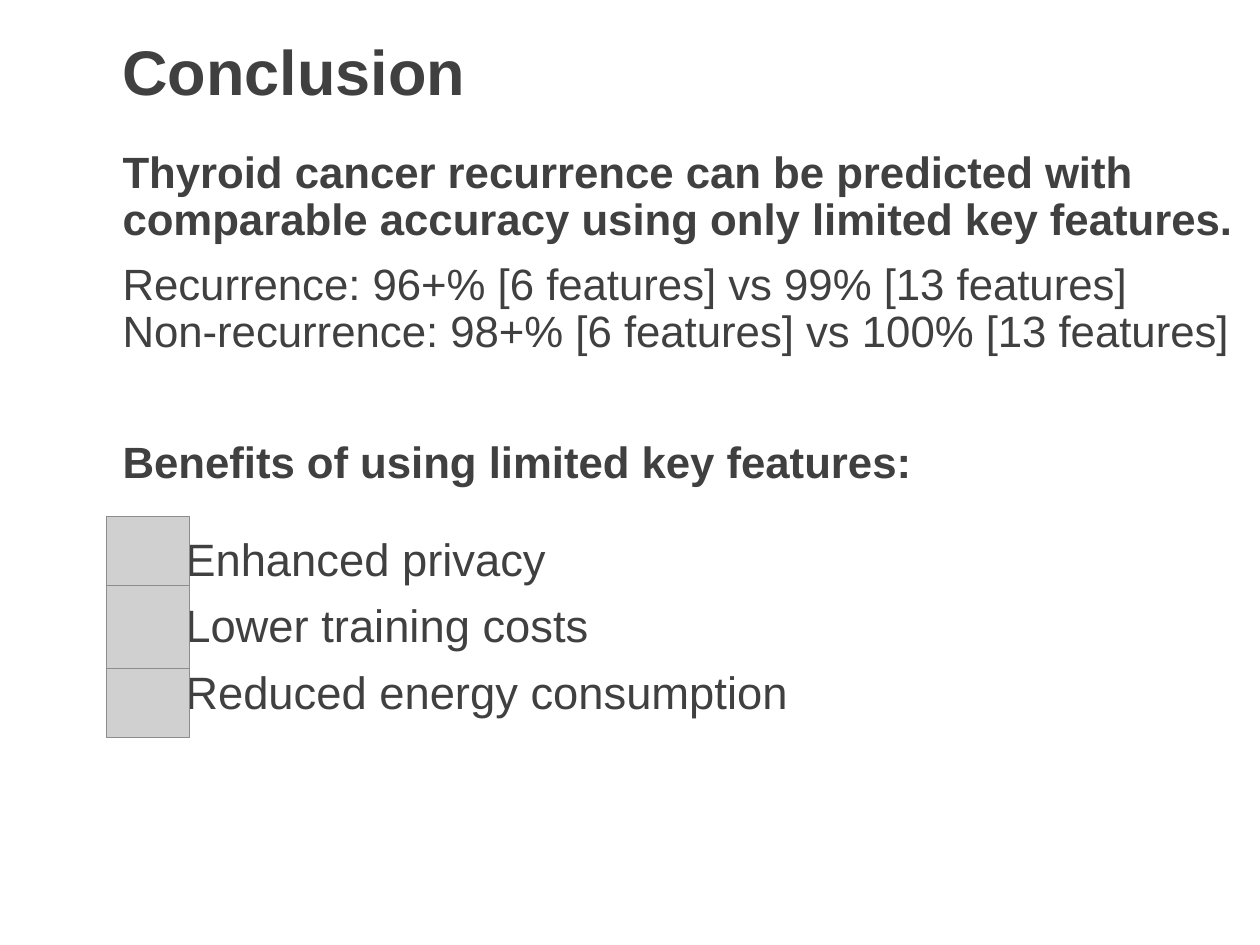
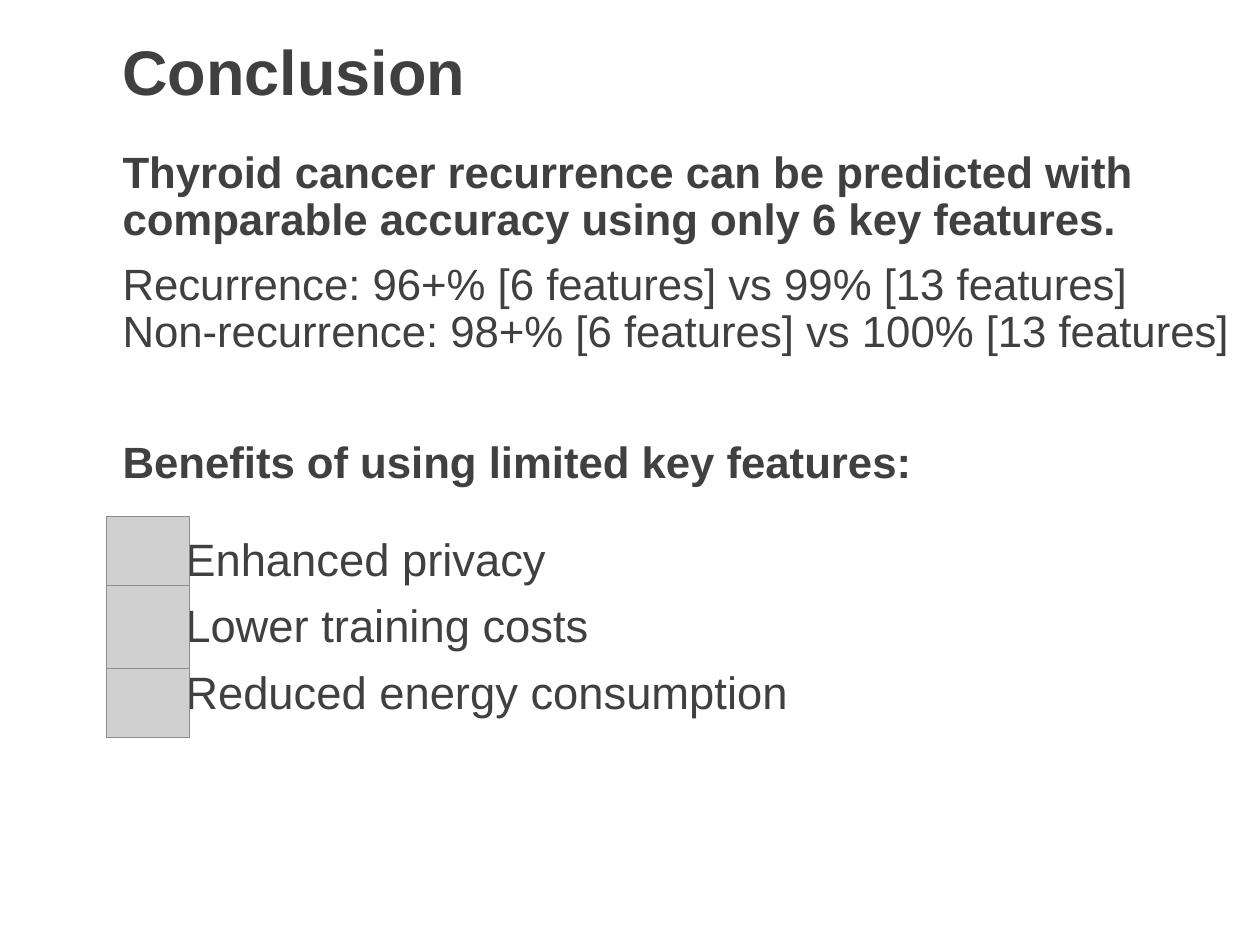
Before and after one commit to josh-dcosta/pjas-thyroid, a slide deck: slide 22 of presentation/Thyroid_Cancer_Recurrence_Presentation_v3.pptx. Drawn at 1260x945 pixels with LibreOffice and Linux fonts; fonts in the diff are those of the drawing; grey boxes stand for pictures. Boxes give left, top, right and bottom in pixels: in the first picture for what was removed or moved away, otherwise in the second. Text is boxed around its words. In the diff, an @@ line names an element or a change of style, - is before the commit and + after.

```diff
--- a/presentation/Thyroid_Cancer_Recurrence_Presentation_v3.pptx
+++ b/presentation/Thyroid_Cancer_Recurrence_Presentation_v3.pptx
@@ text at bbox=[123, 156, 1132, 244]: text changed @@
-Thyroid cancer recurrence can be predicted with comparable accuracy using only limited key features.
+Thyroid cancer recurrence can be predicted with comparable accuracy using only 6 key features.
```
Also in this commit, not shown: 3 other slides changed, 1 other file.
